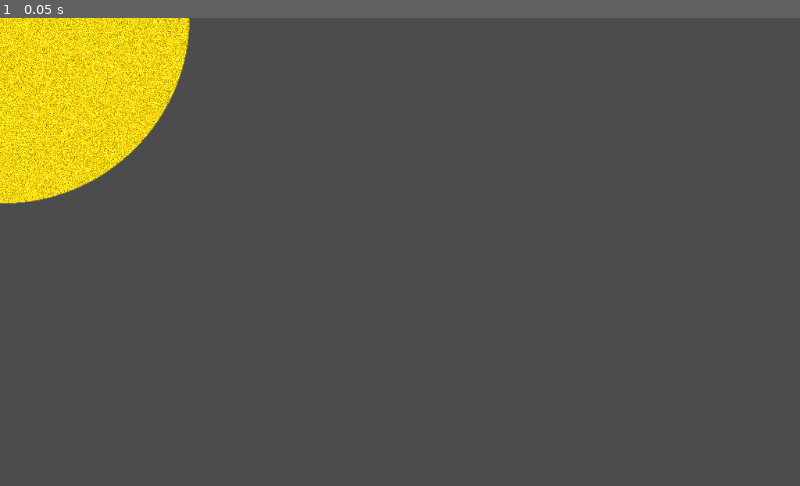
Above: before the commit, frame 1.
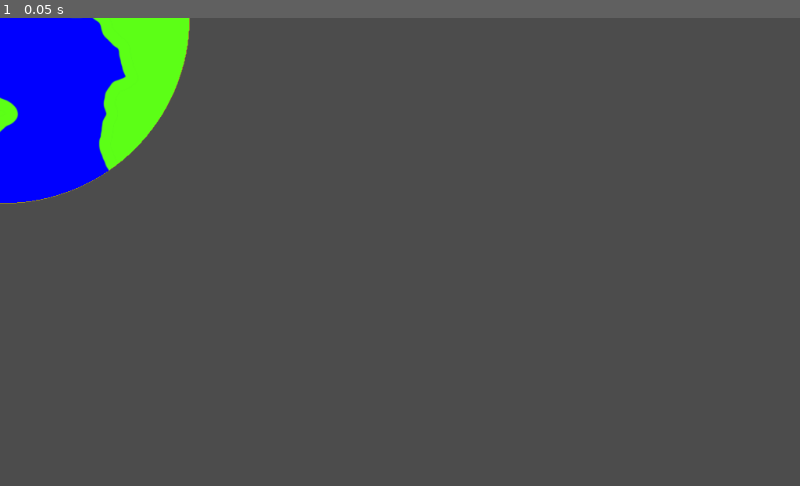
Above: after the commit, the same moment.

Repository: Dibujaron/DistantHorizonClient
Game: Godot game, scene res://scenes/orbiter/Planet.tscn
The game is run twice, just before and just after one commit, with the same random seed, the same clock (stepped at 60 frames per second) and the same inputs. This scene is started directly instead of the project's main scene.
Inputs:
- Up to frame 1 (0.05 s): no input

The runs differ from the first frame. In frame 1, 7.4% of the frame differs, in the area x 0-24%, y 0-40%.

Commit message:
Trying to get new sprites to show

Diff:
--- a/scenes/orbiter/Planet.tscn
+++ b/scenes/orbiter/Planet.tscn
@@ -10,11 +10,6 @@
 
 [sub_resource type="SpriteFrames" id=1]
 animations = [ {
-"frames": [ ExtResource( 6 ) ],
-"loop": true,
-"name": "ContinentalForest",
-"speed": 1.0
-}, {
 "frames": [ ExtResource( 3 ) ],
 "loop": true,
 "name": "GasGiant",
@@ -69,6 +64,16 @@
 "loop": true,
 "name": "RockyVolcanic",
 "speed": 5.0
+}, {
+"frames": [ ExtResource( 6 ) ],
+"loop": true,
+"name": "ContinentalForest 1",
+"speed": 1.0
+}, {
+"frames": [ ExtResource( 6 ) ],
+"loop": true,
+"name": "ContinentalFlower",
+"speed": 1.0
 } ]
 
 [node name="Planet" type="Node2D"]
@@ -76,4 +81,4 @@
 
 [node name="AnimatedSprite" type="AnimatedSprite" parent="."]
 frames = SubResource( 1 )
-animation = "StarWhiteDwarf"
+animation = "ContinentalFlower"
